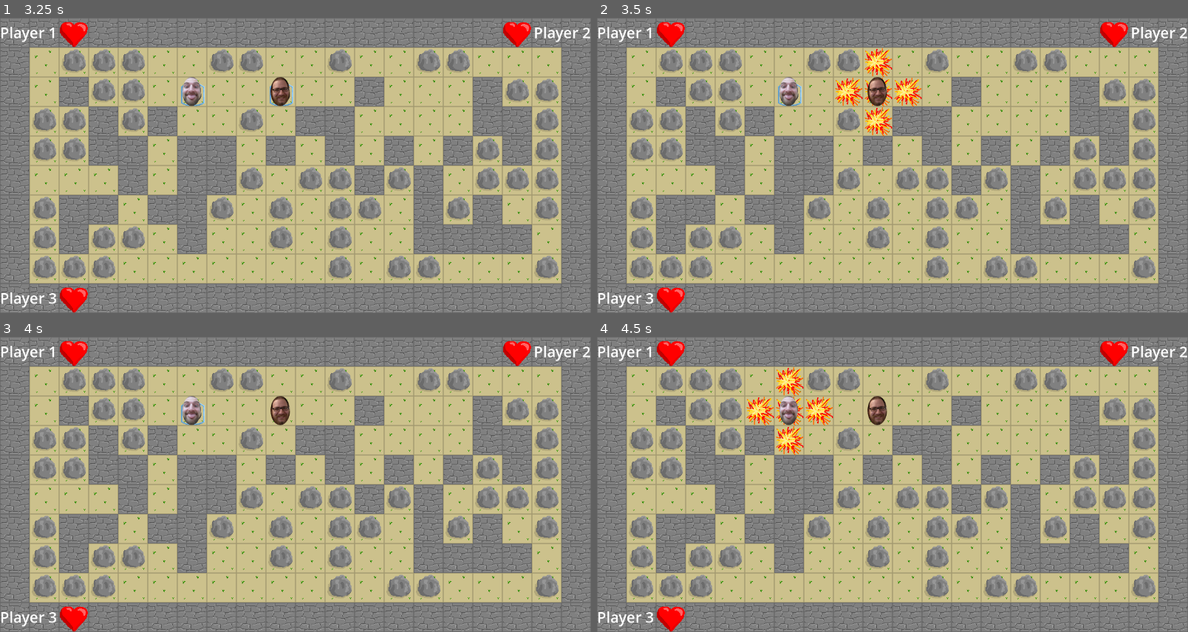
Above: before the commit, frames 1-4 (two rows, left to right).
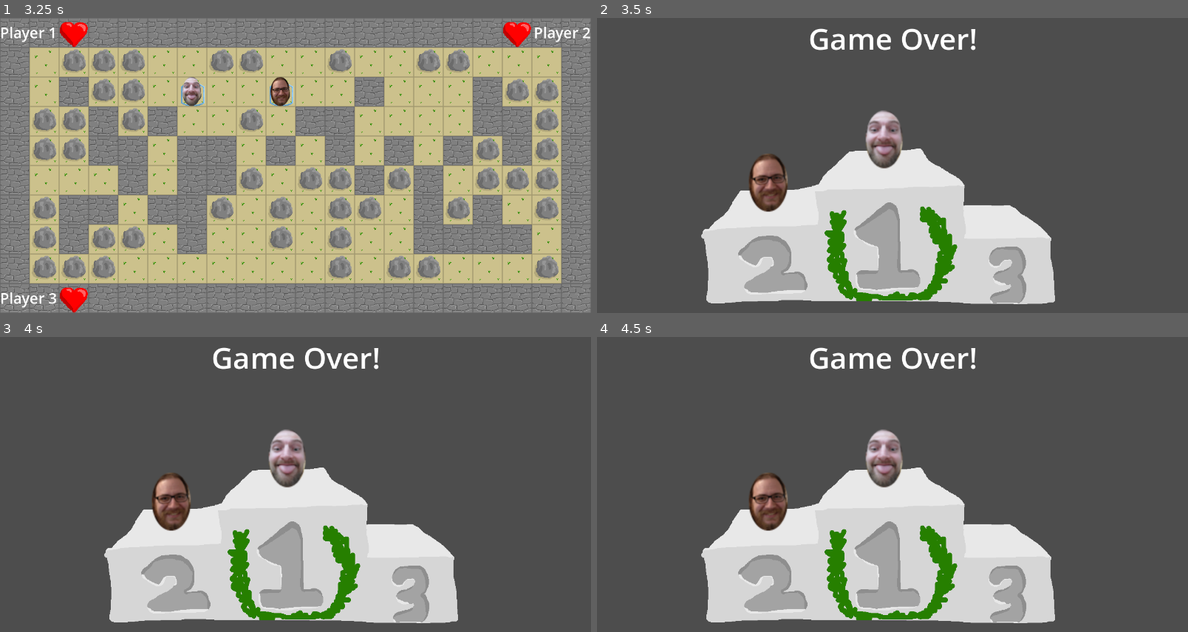
Above: after the commit, the same moments.

Repository: tierriminator/bombyboi
Game: Godot game, scene res://main_menu.tscn
Two runs of this game, one before a commit and one after it. Both use one fixed random seed, a clock stepped at 60 frames per second and the inputs below.
Inputs:
- Up to frame 1 (3.25 s): click "Start Game" at 0.5 s; tap Enter at 1.25, 2.75 s; tap Space at 2 s
- Up to frame 2 (3.5 s): no input
- Up to frame 3 (4 s): no input
- Up to frame 4 (4.5 s): no input

Frame 1 is identical in both runs. In frame 2, 97% of the frame differs, in the area x 0-100%, y 0-100%; in frame 3, 97%; in frame 4, 97%.

Commit message:
make da fix

Diff:
--- a/bombyboi/bomb.gd
+++ b/bombyboi/bomb.gd
@@ -38,6 +38,8 @@
 		Vector2i(-1, 0),
 		Vector2i(1, 0),
 	]
+
+	explode_tile(bomb_tile)
 
 	map.get_node("sounds/bamm").play()
 
